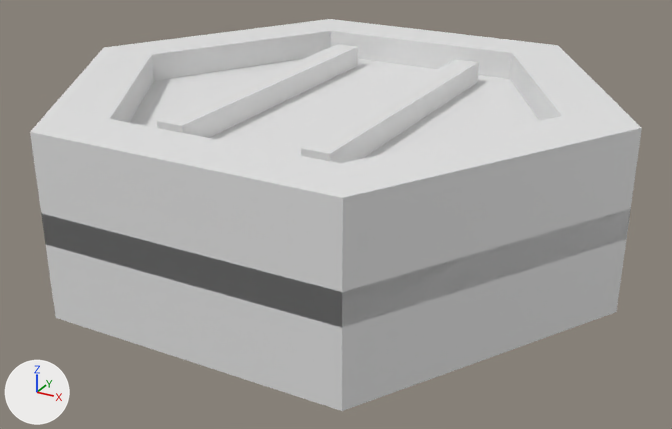
Renders of the FBX model GDP/3D/Temp3D/Temp3D/PowerUps/Paddle/BugWallAskJosse.FBX from each side of a commit.
Both versions are drawn from a 50 mm lens placed at (0.05041, -0.04247, 0.01441), pointed at (0.0362, -0.01663, 0.00149). Arrows for +X, +Y and +Z are at lower left; the lights stay in place. Where no turn or scale is listed for an object, it has been applied to the vertices.
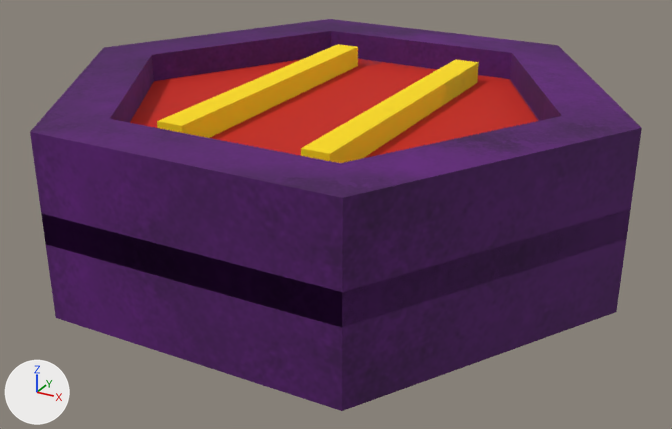
The newer file is also turned or shifted as a whole; pictures and numbers use the older file's frame.

Diff of the bpy script that builds the scene:
```diff
--- a/GDP/3D/Temp3D/Temp3D/PowerUps/Paddle/BugWallAskJosse.FBX.py
+++ b/GDP/3D/Temp3D/Temp3D/PowerUps/Paddle/BugWallAskJosse.FBX.py
@@ img_powerup_4_png @@
+img_powerup_4_png = load_image('Powerup_4.png', '../../../../../Texture/Temp2D/Powerup_4.png', 2048, 2048, 'sRGB')
@@ mat_15___default @@
+mat_15___default = principled_material('15 - Default')
+mat_15___default.texture = img_powerup_4_png
+mat_15___default.roughness = 0.859
@@ me_mesh @@
 me_mesh.from_pydata(...)  # 92 vertices, 152 faces; spans x -0.01..0.01, y -0.0087..0.0087, z -0.003..0.003
+me_mesh.materials.append(mat_15___default)  # picture img_powerup_4_png
```

Location of each change, (x1, y1, x2, y2) in pixels of the pictures (672 x 429 px):
'Cylinder021', recoloured (white to purple): (30, 19, 642, 411) in both
